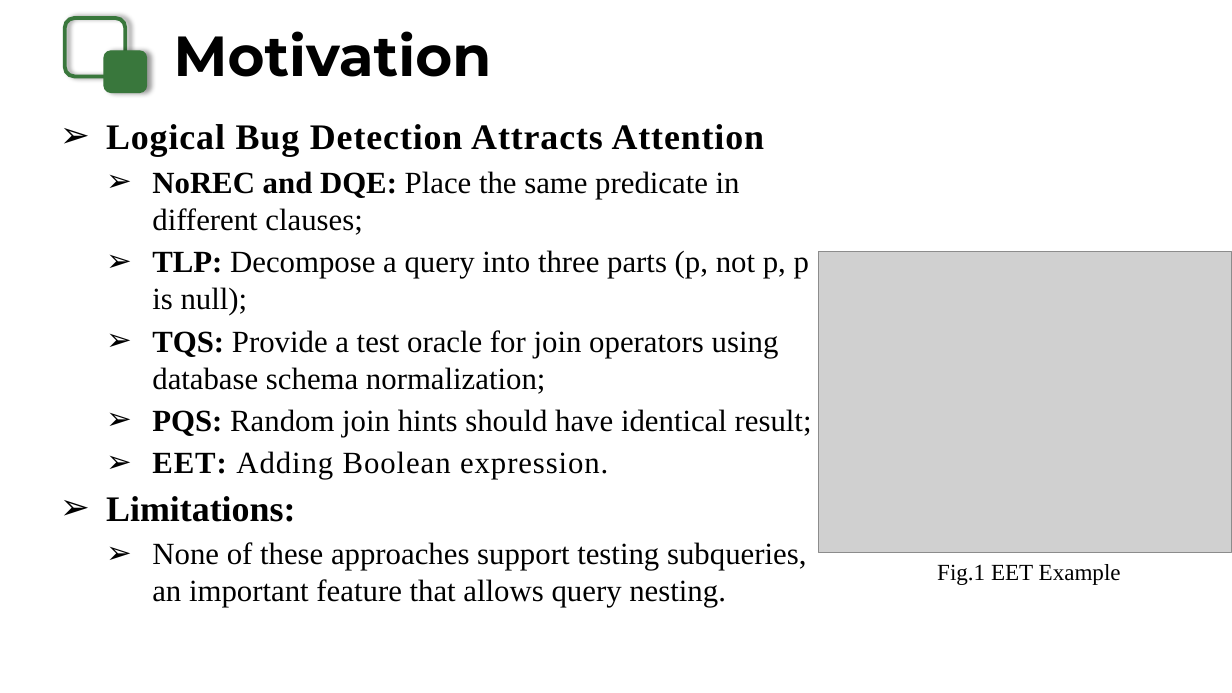
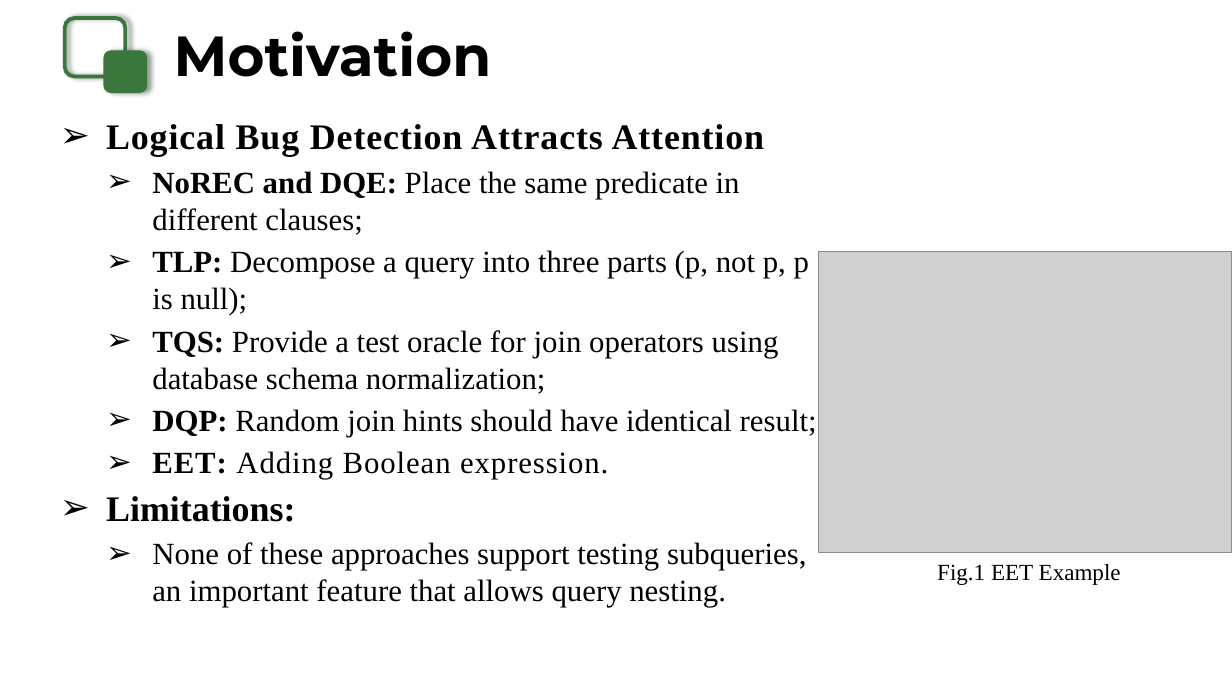
Before and after one commit to DBHammer/PaperDiscussion, a slide deck: slide 2 of PPT/2025.04.10.pptx. Drawn at 1232x693 pixels with LibreOffice and Linux fonts; fonts in the diff are those of the drawing; grey boxes stand for pictures. Boxes give left, top, right and bottom in pixels: in the first picture for what was removed or moved away, otherwise in the second. Text is boxed around its words. In the diff, an @@ line names an element or a change of style, - is before the commit and + after.

```diff
--- a/PPT/2025.04.10.pptx
+++ b/PPT/2025.04.10.pptx
@@ text at (152, 409, 817, 437): text changed @@
-  ➢ PQS: Random join hints should have identical result;
+  ➢ DQP: Random join hints should have identical result;
```
Also in this commit, not shown: 3 other files.
